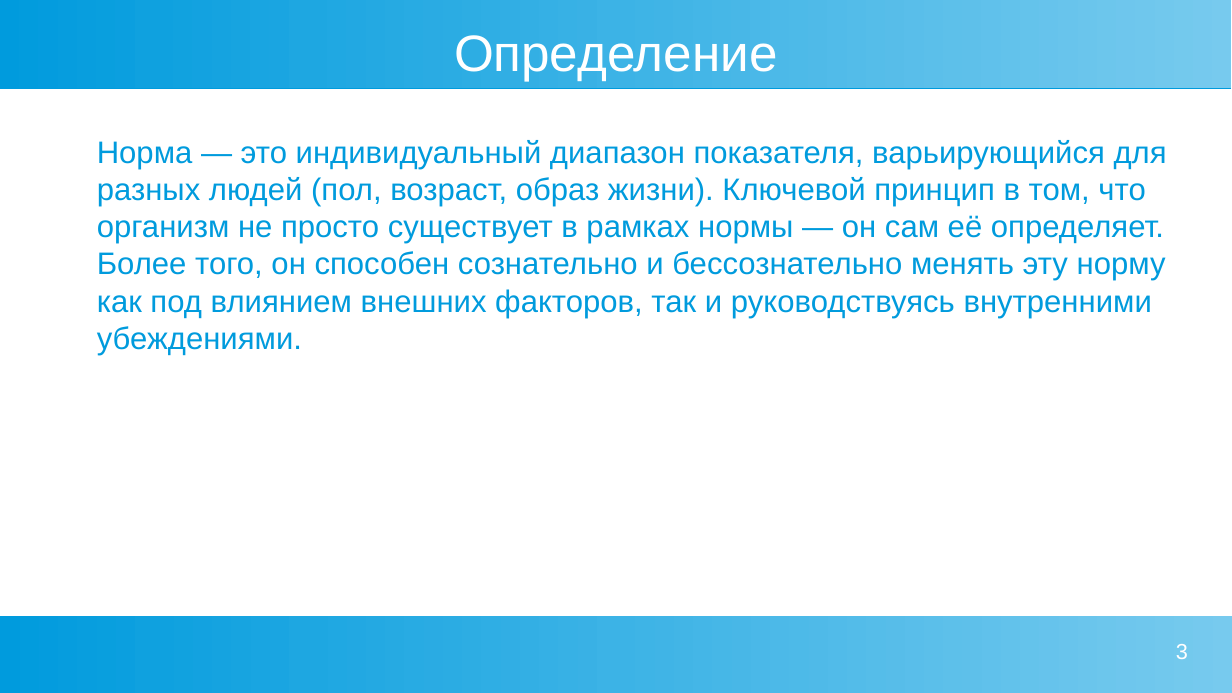
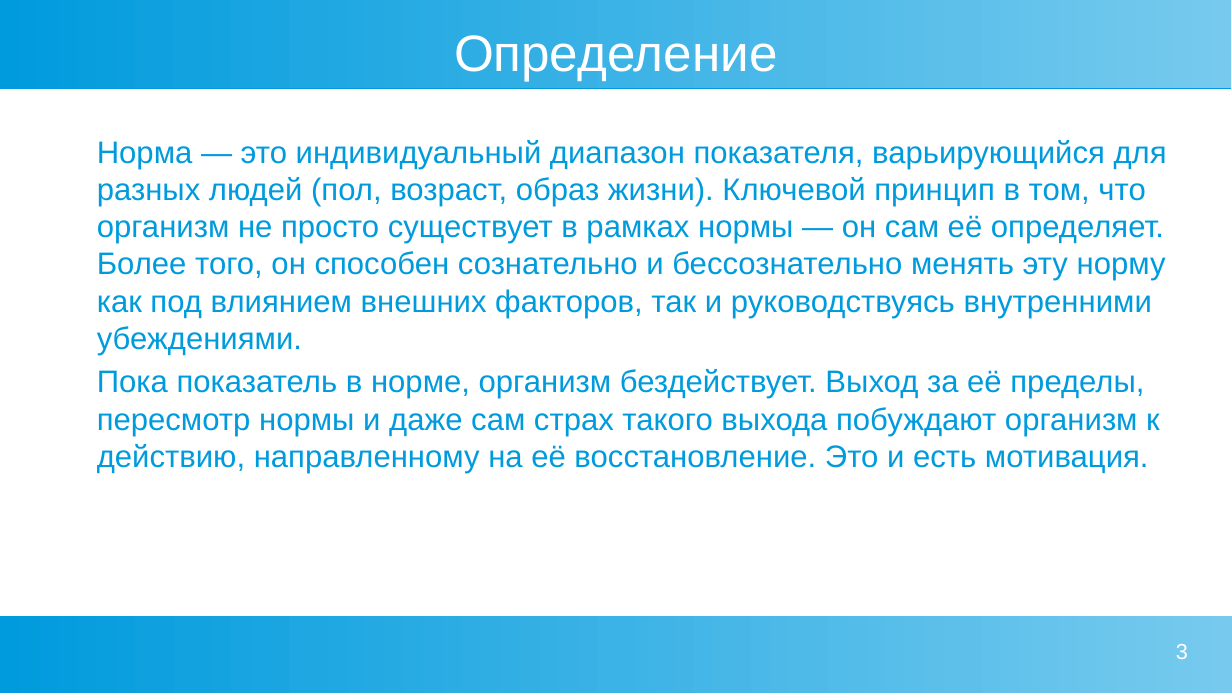
Before and after one commit to Chularev/articles, a slide deck: slide 3 of Psychology/2. гомеостаз и мотивация.odp. Drawn at 1232x693 pixels with LibreOffice and Linux fonts; fonts in the diff are those of the drawing. Boxes give left, top, right and bottom in pixels: in the first picture for what was removed or moved away, otherwise in the second. Text is boxed around its words. In the diff, an @@ line names an element or a change of style, - is before the commit and + after.

Commit message:
Tmp

```diff
--- a/Psychology/2. гомеостаз и мотивация.odp
+++ b/Psychology/2. гомеостаз и мотивация.odp
@@ text added at [97, 369, 1160, 473], 20 pt, text #009BDD @@
+Пока показатель в норме, организм бездействует. Выход за её пределы, пересмотр нормы и даже сам страх такого выхода побуждают организм к действию, направленному на её восстановление. Это и есть мотивация.
```
Also in this commit, not shown: 1 slide added.
